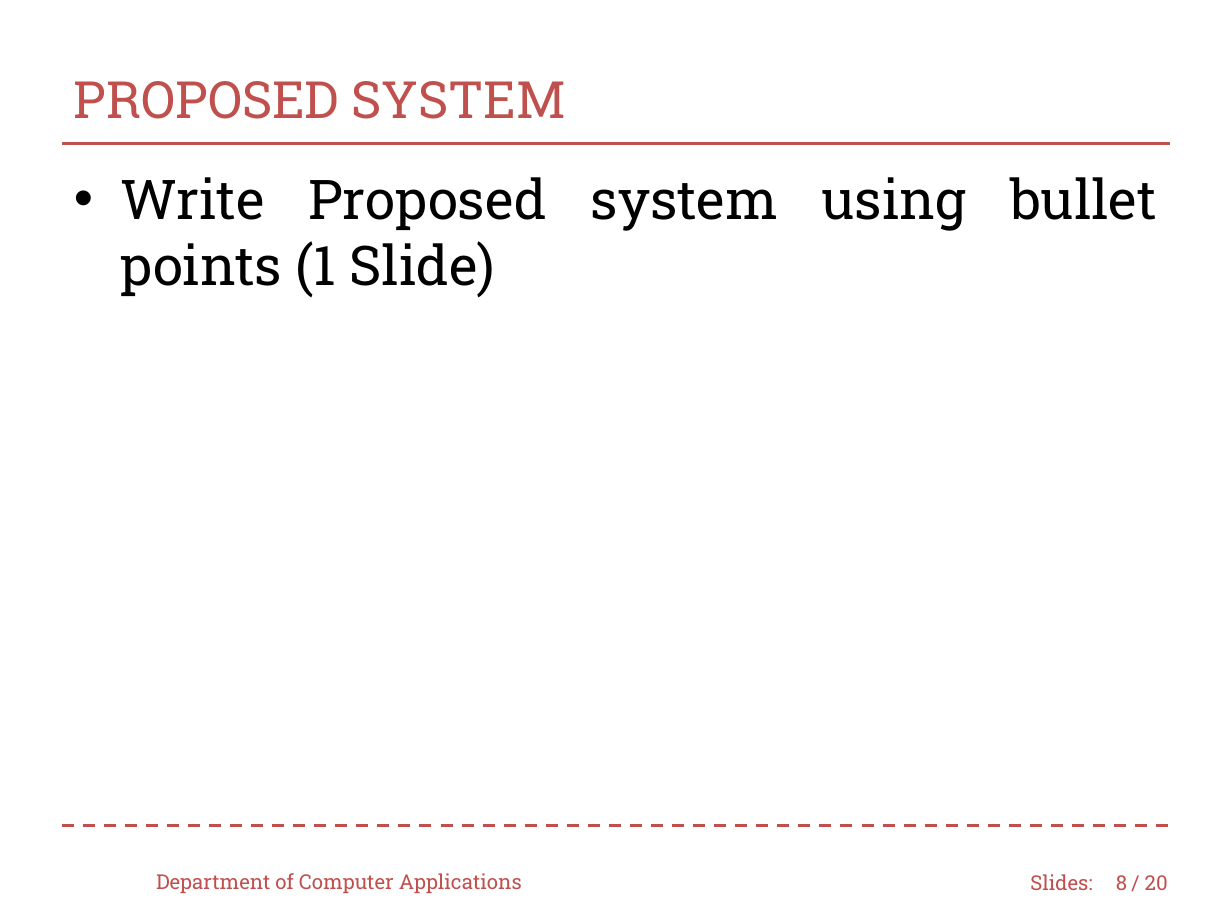
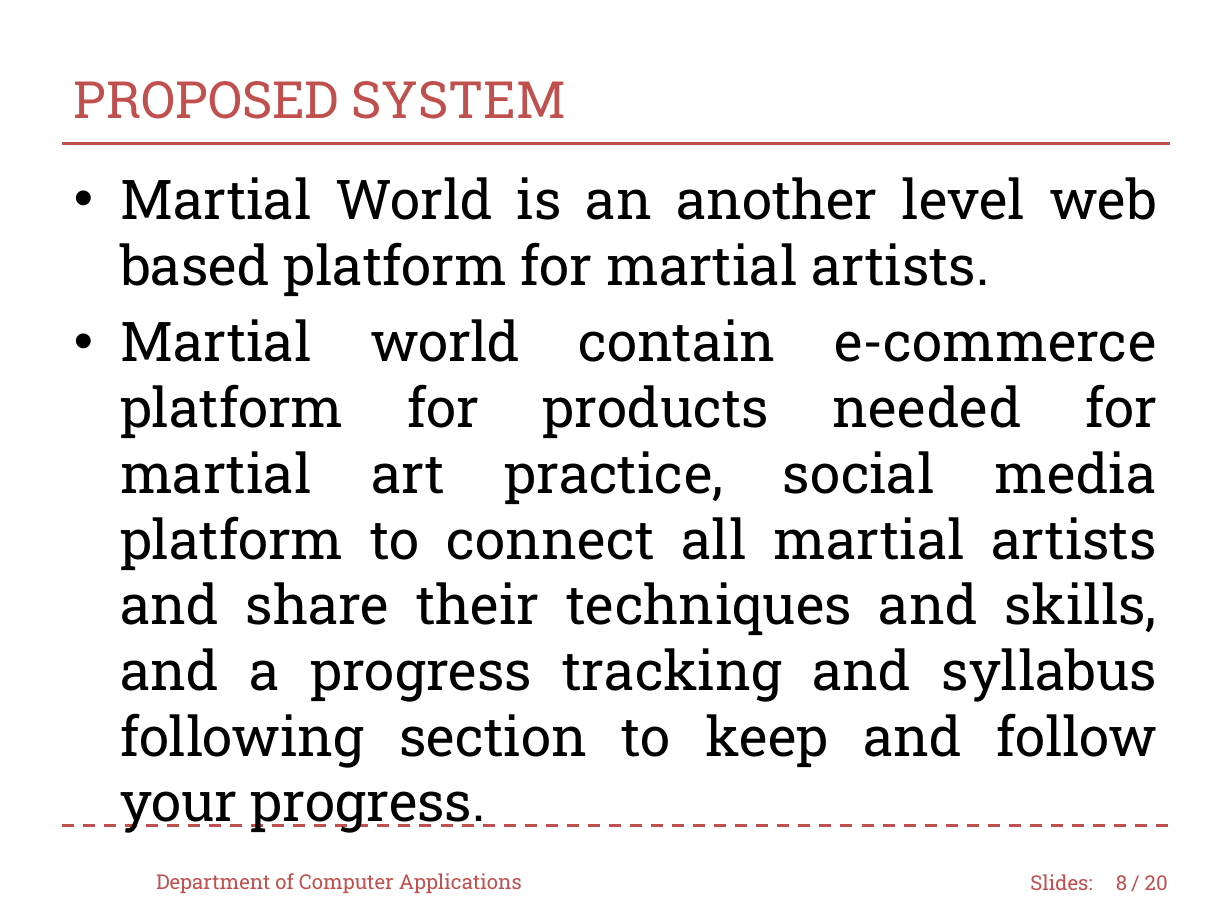
Before and after one commit to Saran-sk52/Mini-Project, a slide deck: slide 8 of 49_MP_presentation.pptx. Drawn at 1232x924 pixels with LibreOffice and Linux fonts; fonts in the diff are those of the drawing; background and template pictures are left out. Boxes give left, top, right and bottom in pixels: in the first picture for what was removed or moved away, otherwise in the second. Text is boxed around its words. In the diff, an @@ line names an element or a change of style, - is before the commit and + after.

```diff
--- a/49_MP_presentation.pptx
+++ b/49_MP_presentation.pptx
@@ text at [120,177,1157,833]: text changed @@
-• Write Proposed system using bullet points (1 Slide)
+• Martial World is an another level web based platform for martial artists.
+• Martial world contain e-commerce platform for products needed for martial art practice, social media platform to connect all martial artists and share their techniques and skills, and a progress tracking and syllabus following section to keep and follow your progress.
```
Also in this commit, not shown: 18 other slides changed, 1 slide added, 1 slide removed.
